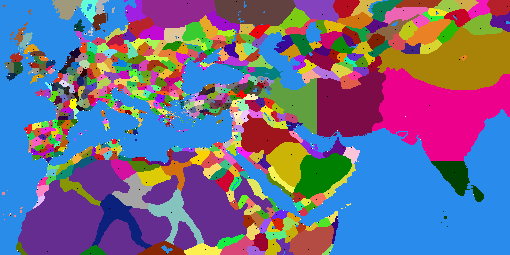
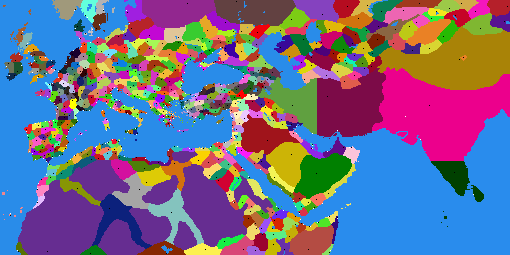
Layered file, before and after one edit (510x255). Changes by layer:
painted on "map_regions" over [250,67,283,80]
